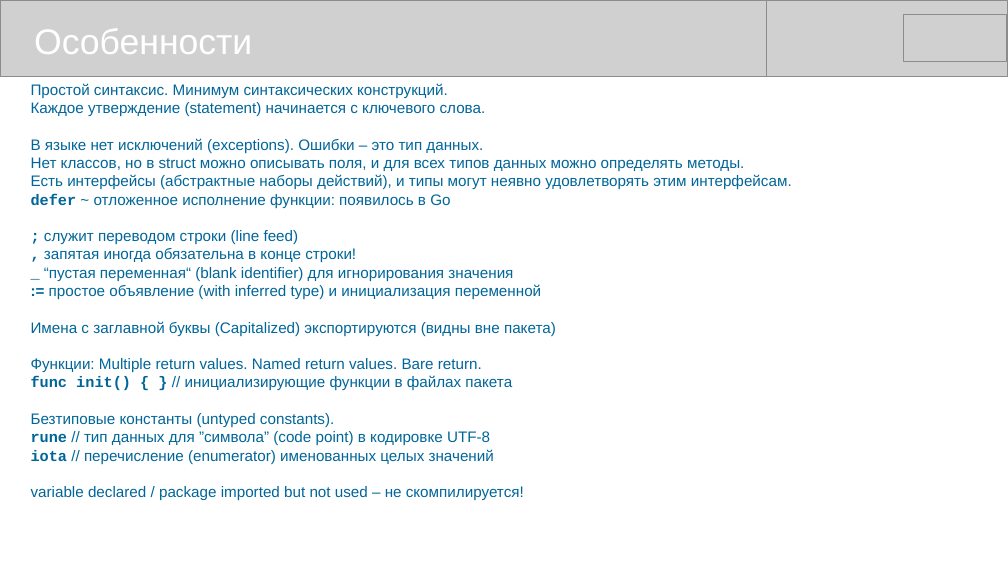
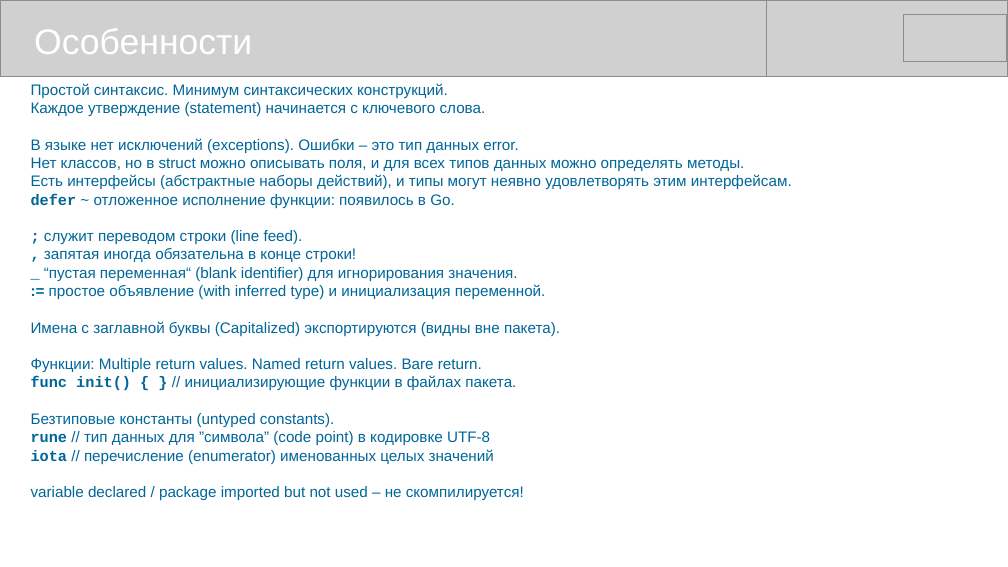
Before and after one commit to mike-shock/Go_language, a slide deck: slide 7 of Go_Review.odp. Drawn at 1008x567 pixels with LibreOffice and Linux fonts; fonts in the diff are those of the drawing; grey boxes stand for pictures. Boxes give left, top, right and bottom in pixels: in the first picture for what was removed or moved away, otherwise in the second. Text is boxed around its words. In the diff, an @@ line names an element or a change of style, - is before the commit and + after.

```diff
--- a/Go_Review.odp
+++ b/Go_Review.odp
@@ text at (31,138,519,153): text changed @@
-В языке нет исключений (exceptions). Ошибки – это тип данных.
+В языке нет исключений (exceptions). Ошибки – это тип данных error.
@@ text at (31,193,455,244): text changed @@
-defer ~ отложенное исполнение функции: появилось в Go
-; служит переводом строки (line feed)
+defer ~ отложенное исполнение функции: появилось в Go.
+; служит переводом строки (line feed).
@@ text at (31,267,560,336): text changed @@
-_ “пустая переменная“ (blank identifier) для игнорирования значения
-:= простое объявление (with inferred type) и инициализация переменной
-Имена с заглавной буквы (Capitalized) экспортируются (видны вне пакета)
+_ “пустая переменная“ (blank identifier) для игнорирования значения.
+:= простое объявление (with inferred type) и инициализация переменной.
+Имена с заглавной буквы (Capitalized) экспортируются (видны вне пакета).
@@ text at (31,375,516,390): text changed @@
-func init() { } // инициализирующие функции в файлах пакета
+func init() { } // инициализирующие функции в файлах пакета.
```
Also in this commit, not shown: 10 other slides changed, 1 other file.
